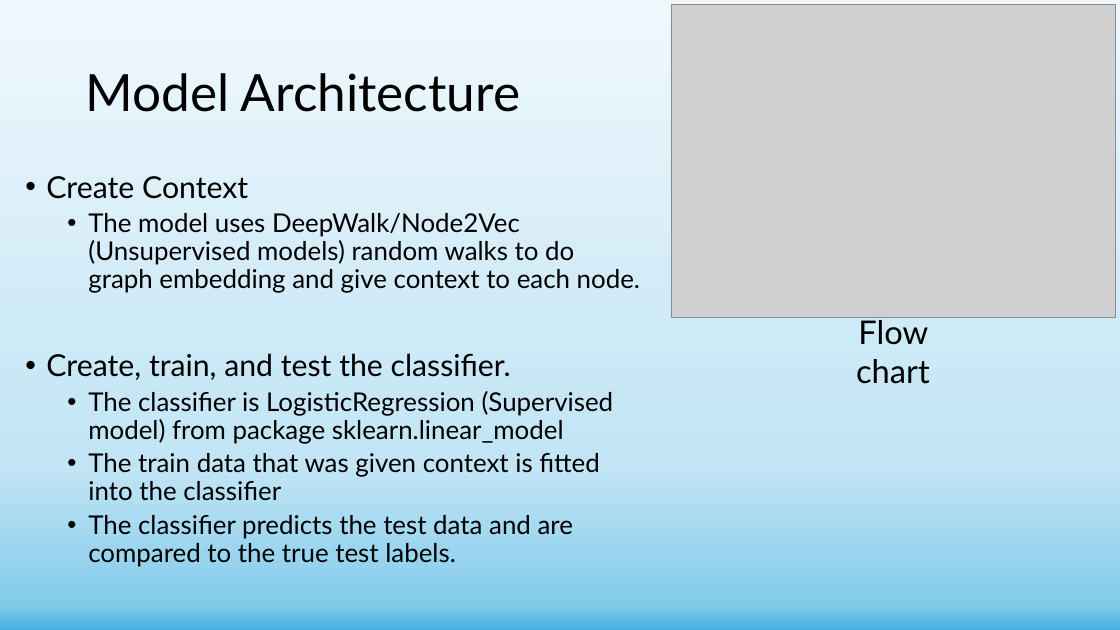
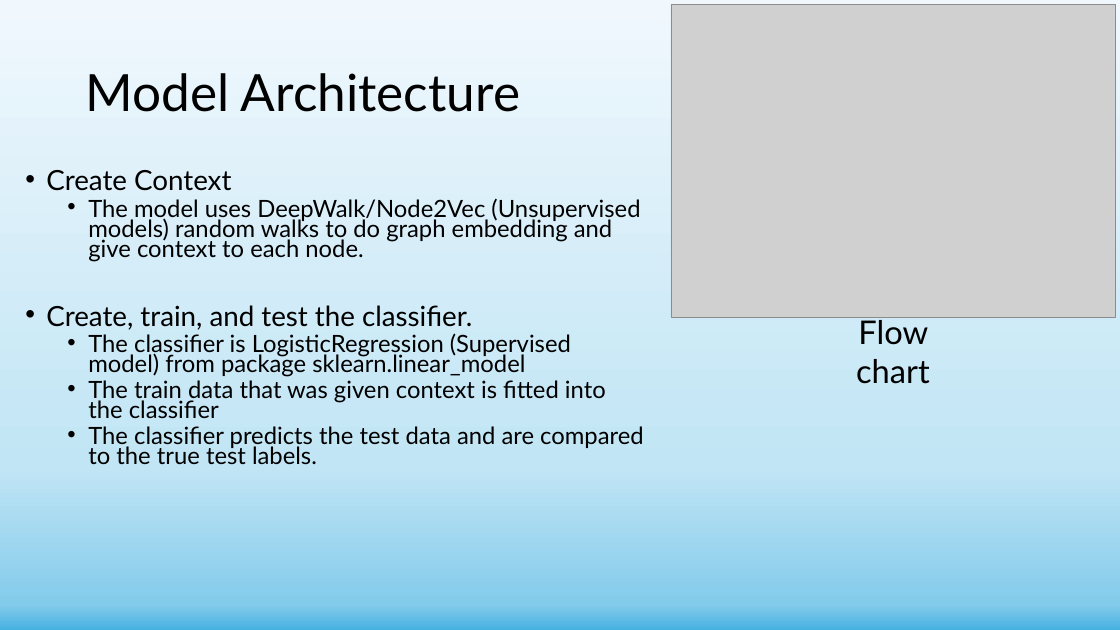
Before and after one commit to shachar700/Graph-Embedding, a slide deck: slide 16 of doc/Graph-Embedding Presentation.pptx. Drawn at 1120x630 pixels with LibreOffice and Linux fonts; fonts in the diff are those of the drawing; grey boxes stand for pictures. Boxes give left, top, right and bottom in pixels: in the first picture for what was removed or moved away, otherwise in the second. Text is boxed around its words. In the diff, an @@ line names an element or a change of style, - is before the commit and + after.

```diff
--- a/doc/Graph-Embedding Presentation.pptx
+++ b/doc/Graph-Embedding Presentation.pptx
@@ text "Create Context" at <box>46,170,644,465</box>: size 25.9 to 23.8 pt in "Create Context", "Create, train, and test the classifier."; size 22.2 to 20.4 pt in "The model uses DeepWalk/Node2Vec (Unsupervised models) rando ...", "The classifier is LogisticRegression (Supervised model) from ...", "The train data that was given context ...", "The classifier predicts the test data and ..."; line spacing 0.9 to 0.7 @@
```
Also in this commit, not shown: 16 other slides changed.
